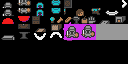
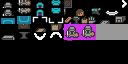
Layered file, before and after one edit (w=128, h=64). Changes by layer:
painted on "character_idle.bmp" over [1, 16, 65, 24]
